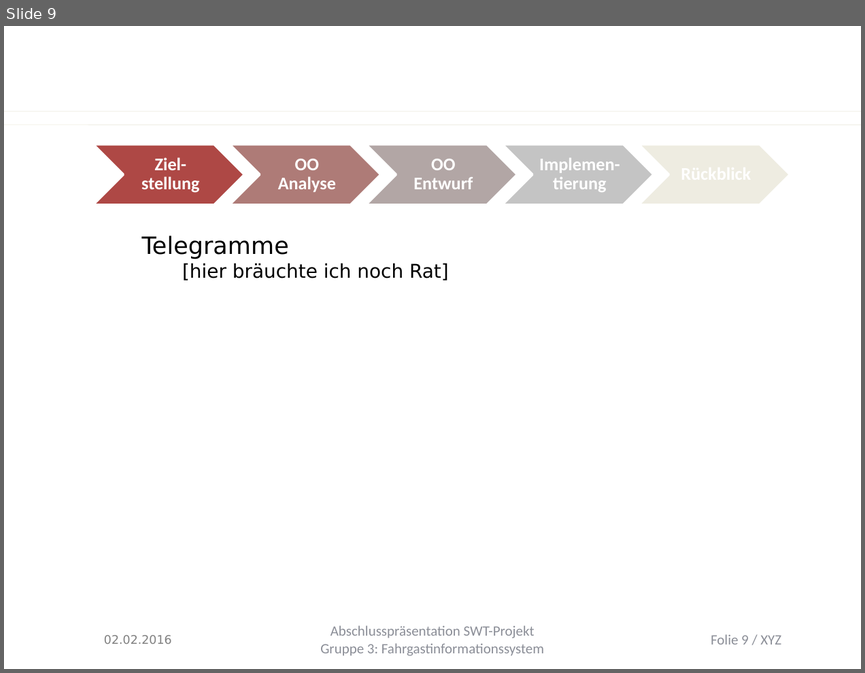
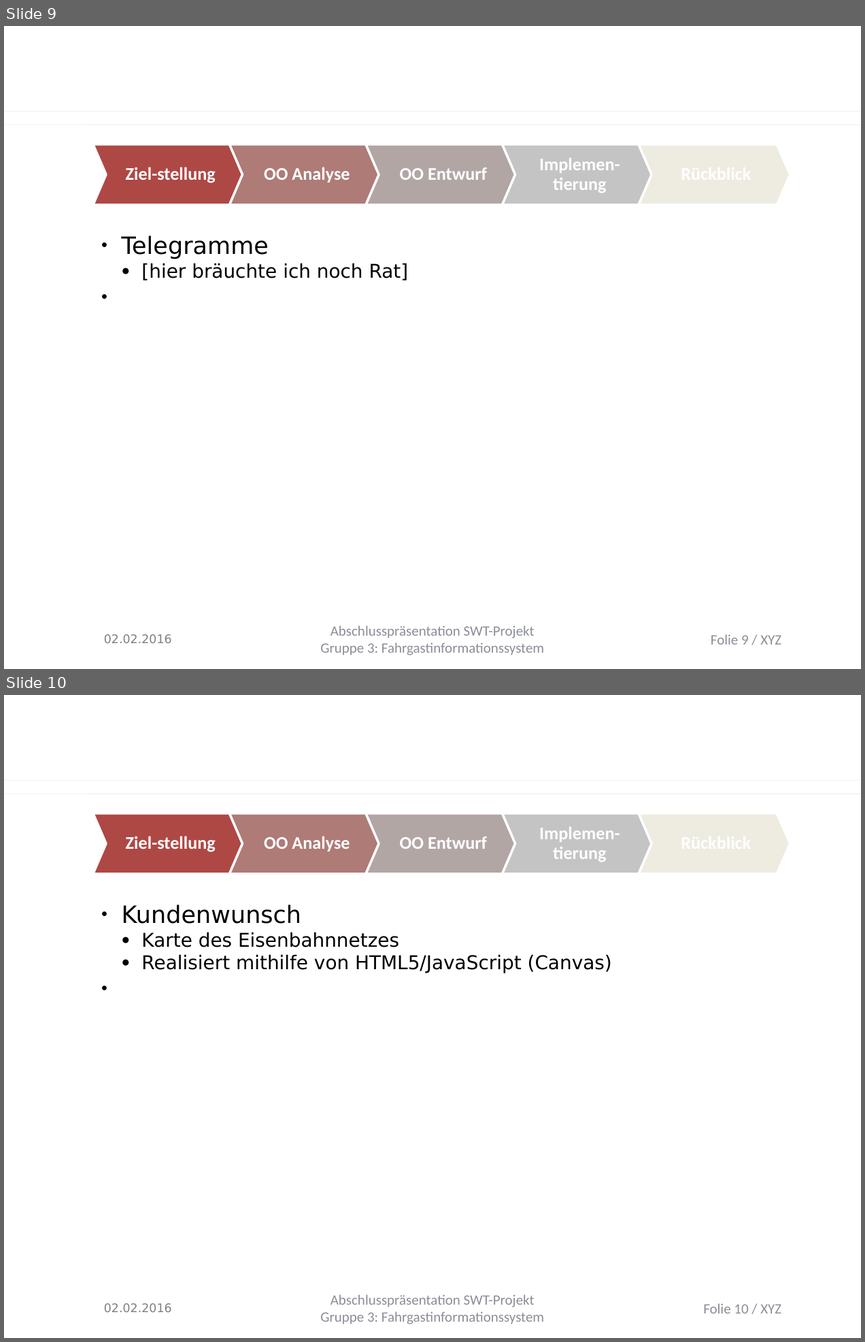
Before and after one commit to Juu98/fahrgastinformationssystem, a slide deck: organisation/Endpräsentation/entwurf_impl.pptx. Shown one above the other, each under a label of ours: slide 9 before the commit, slides 9 and 10 after it. The pictures are 865x673 and 865x1342 pixels, drawn with LibreOffice and Linux fonts; fonts in the diff are those of the drawing; background and template pictures are left out. Boxes give left, top, right and bottom in pixels: in the first picture for what was removed or moved away, otherwise in the second. Text is boxed around its words. In the diff, an @@ line names an element or a change of style, - is before the commit and + after.

```diff
--- a/organisation/Endpräsentation/entwurf_impl.pptx
+++ b/organisation/Endpräsentation/entwurf_impl.pptx
@@ slide 10 added at [4, 695, 861, 1338], background #FFFFFF; not listed: 2 template elements that a slide beside it also shows @@
@@ chevron added at [93, 813, 245, 874], fill #AE4946, outline #FFFFFF 2 pt, 15 pt, text #FFFFFF, bold @@
+Ziel-stellung
@@ chevron added at [229, 813, 381, 874], fill #AE7C78, outline #FFFFFF 2 pt, 15 pt, text #FFFFFF, bold @@
+OO Analyse
@@ chevron added at [366, 813, 517, 874], fill #B2A7A6, outline #FFFFFF 2 pt, 15 pt, text #FFFFFF, bold @@
+OO Entwurf
@@ chevron added at [502, 813, 653, 874], fill #C4C4C4, outline #FFFFFF 2 pt, 15 pt, text #FFFFFF, bold @@
+Implemen-tierung
@@ chevron added at [638, 813, 789, 874], fill #EEECE1, outline #FFFFFF 2 pt, 15 pt, text #FFFFFF, bold @@
+Rückblick
@@ text added at [122, 904, 612, 973], 16 pt, text #000000 @@
+● Kundenwunsch
+  ● Karte des Eisenbahnnetzes
+  ● Realisiert mithilfe von HTML5/JavaScript (Canvas)
@@ text added at [104, 1303, 172, 1312], 10 pt, text #808080 @@
+02.02.2016
@@ text added at [320, 1294, 544, 1324], 12 pt, text #8B8E97 @@
+Abschlusspräsentation SWT-Projekt
+Gruppe 3: Fahrgastinformationssystem
@@ page number added at [703, 1303, 781, 1313], 12 pt, text #8B8E97 @@
+Folie 10 / XYZ
@@ slide 9 changed as well @@
@@ proportions changed in 5 elements at [93, 144, 245, 205], [229, 144, 381, 205], [366, 144, 517, 205], [502, 144, 653, 205], [638, 144, 789, 205] @@
@@ text "Telegramme" at [122, 235, 409, 280]: indent changed; bullet 📫 to ● @@
```
Also in this commit, not shown: 8 other slides changed, 1 other slide added.
